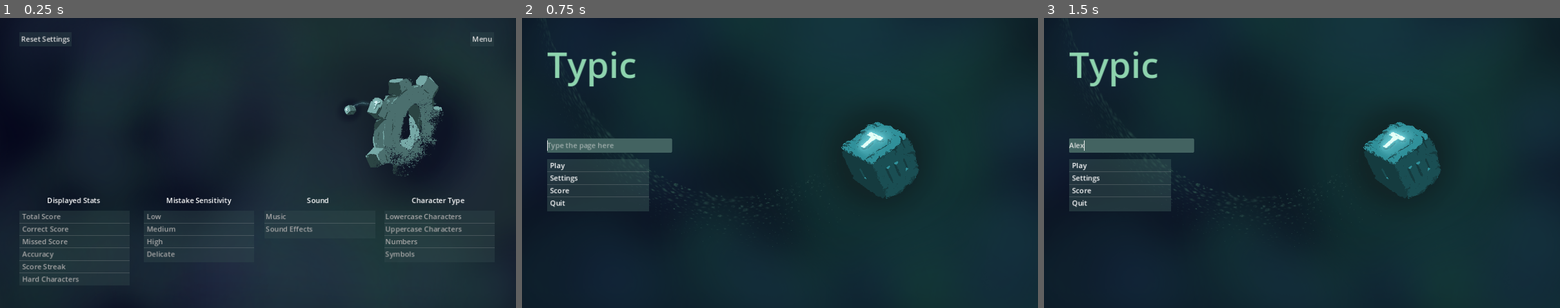
Above: before the commit, frames 1-3 (left to right).
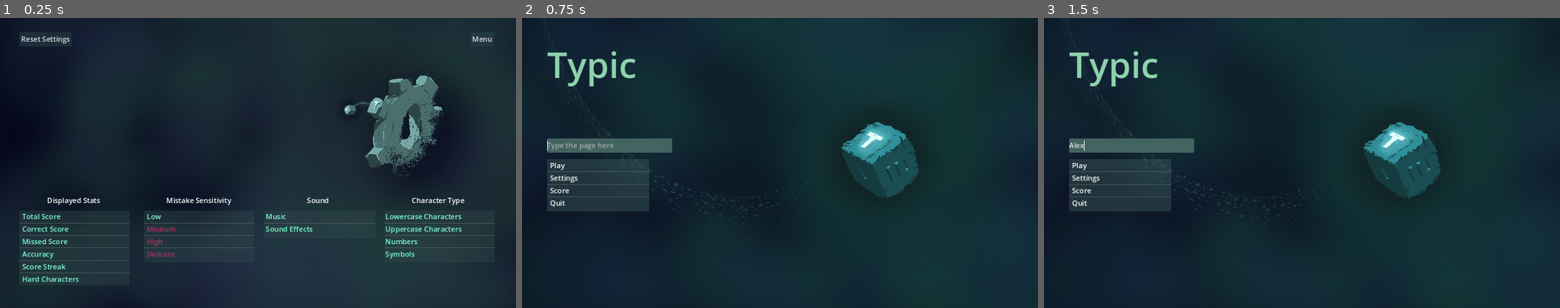
Above: after the commit, the same moments.

Repository: PeytonRobinson487/Typic-Repo
Game: Godot game, scene res://Scenes/settings.tscn
Two runs of this game, one before a commit and one after it. Both use one fixed random seed, a clock stepped at 60 frames per second and the inputs below. This scene is started directly instead of the project's main scene.
Inputs (mouse positions are in pixels of both pictures, inside the frame that each line leads up to):
- Up to frame 1 (0.25 s): no input
- Up to frame 2 (0.75 s): click "Menu" at 0.5 s
- Up to frame 3 (1.5 s): click (1131, 145) at 1.27 s; type "Alex" at 1.35 s

The runs differ from the first frame. In frame 1, 1.1% of the frame differs, in the area x 4-90%, y 67-92%; in frame 2, nothing differs; in frame 3, nothing differs.
Error before the commit: Cannot call method 'set_item_custom_fg_color' on a null value. (res://Scripts/settings.gd:115)

Commit message:
Bug Fix
Reentered variables from nodes into the scene where declarations were. It was causing references to null.

Diff:
--- a/Scenes/game.tscn
+++ b/Scenes/game.tscn
@@ -1,9 +1,8 @@
-[gd_scene load_steps=9 format=3 uid="uid://cr0w3l4tv0w04"]
+[gd_scene load_steps=7 format=3 uid="uid://cr0w3l4tv0w04"]
 
 [ext_resource type="Texture2D" uid="uid://bgsol436aco7x" path="res://Assets/Graphics/0x0_jpg_75.jpg" id="1_1186q"]
 [ext_resource type="Script" path="res://Scripts/game.gd" id="1_ech1o"]
 [ext_resource type="PackedScene" uid="uid://61ft10y0nqei" path="res://Scenes/text_maker.tscn" id="3_dy8h3"]
-[ext_resource type="PackedScene" uid="uid://cx84x3wbxbf4m" path="res://Scenes/player_handler.tscn" id="4_lktuf"]
 [ext_resource type="PackedScene" uid="uid://b5op8tn5ax030" path="res://Scenes/data.tscn" id="6_8tk0y"]
 
 [sub_resource type="TileSetAtlasSource" id="TileSetAtlasSource_vd7kh"]
@@ -3148,8 +3147,6 @@
 [sub_resource type="TileSet" id="TileSet_b02t8"]
 sources/0 = SubResource("TileSetAtlasSource_vd7kh")
 
-[sub_resource type="GDScript" id="GDScript_om5xk"]
-
 [node name="Game" type="Node2D"]
 script = ExtResource("1_ech1o")
 
@@ -3203,9 +3200,6 @@
 
 [node name="Scripts" type="Node" parent="."]
 
-[node name="PlayerHandler" parent="Scripts" instance=ExtResource("4_lktuf")]
-script = SubResource("GDScript_om5xk")
-
 [node name="Data" parent="Scripts" instance=ExtResource("6_8tk0y")]
 
 [node name="Graphics" type="Node" parent="."]
--- a/Scenes/menu.tscn
+++ b/Scenes/menu.tscn
@@ -3216,6 +3216,7 @@
 
 [node name="page list" type="ItemList" parent="Buttons"]
 anchors_preset = -1
+anchor_top = -0.0123457
 anchor_bottom = -0.0123457
 offset_left = 54.0
 offset_top = 324.0
--- a/Scripts/settings.gd
+++ b/Scripts/settings.gd
@@ -9,28 +9,29 @@
 # 1 - medium
 # 2 - hard
 # 3 - pro
-@onready var sensitivity: ItemList = $Node/Sensitivity
+@onready var sensitivity: ItemList = $Buttons/Sensitivity
+
 
 # 0 - lowercase
 # 1 - uppercase
 # 2 - numbers
 # 3 - symbols
-@onready var text: ItemList = $Node/Text
+@onready var text: ItemList = $Buttons/Text
 
 # 0 - Music
 # 1 - Sound
-@onready var sound: ItemList = $Node/Sound
+@onready var sound: ItemList = $Buttons/Sound
 
 # 0 - current char
 # 1 - missed char
 # 2 - correct char
 # 3 - hard char
 # 4 - Accuracy
-@onready var score_display: ItemList = $"Node/Score Display"
+@onready var score_display: ItemList = $"Buttons/Score Display"
 
 
 ## other variables
-@onready var data = $Data
+@onready var data: Node2D = $Data
 
 
 ## Color
@@ -63,13 +64,13 @@
 ## settings buttons --------------------------------------------------------------------------------
 # score list
 # changes the scores displayed - descritpion found in data.gd - using the clicked item index.
-func _on_score_display_multi_selected(index: int, selected: bool) -> void:
+func _on_score_display_multi_selected(index: int, _selected: bool) -> void:
 	data.all_data["score_modifiers"][index] = !data.all_data["score_modifiers"][index]
 	update_button(index, data.all_data["score_modifiers"], score_display)
 
 # text
 # changes the text modifier array - description found in data.gd - using the clicked item index.
-func _on_text_item_clicked(index, at_position, mouse_button_index):
+func _on_text_item_clicked(index, _at_position, _mouse_button_index):
 	var text_mods: Array = data.all_data["text_modifiers"]
 
 	# prevent the player from turning all options off
@@ -90,7 +91,7 @@
 
 # difficulty
 # changes the difficulty using the clicked item index.
-func _on_sensitivity_item_clicked(index, at_position, mouse_button_index):
+func _on_sensitivity_item_clicked(index, _at_position, _mouse_button_index):
 	match index:
 		0: data.all_data["sensitivity"] = data.Sensitivity.LOW
 		1: data.all_data["sensitivity"] = data.Sensitivity.MEDIUM
@@ -101,9 +102,9 @@
 
 # sound
 # changes the sound options array - description found in data.gd - using the cilcked item index
-func _on_sound_item_clicked(index, at_position, mouse_button_index):
+func _on_sound_item_clicked(index, _at_position, _mouse_button_index):
 	data.all_data["sound_modifiers"][index] = !data.all_data["sound_modifiers"][index]
-	update_button(index, data.sound_modifiers, sound)
+	update_button(index, data.all_data["sound_modifiers"], sound)
 
 
 ## Button colors ---------------------------------------------------------------
@@ -136,6 +137,7 @@
 	sensitivity.set_focus_mode(0)
 	sensitivity.deselect_all()
 
+
 # updates all buttons according to scene variable data: score, text, sound, sensitivity
 func update_all_buttons():
 	for i in data.score_modifiers.size():
